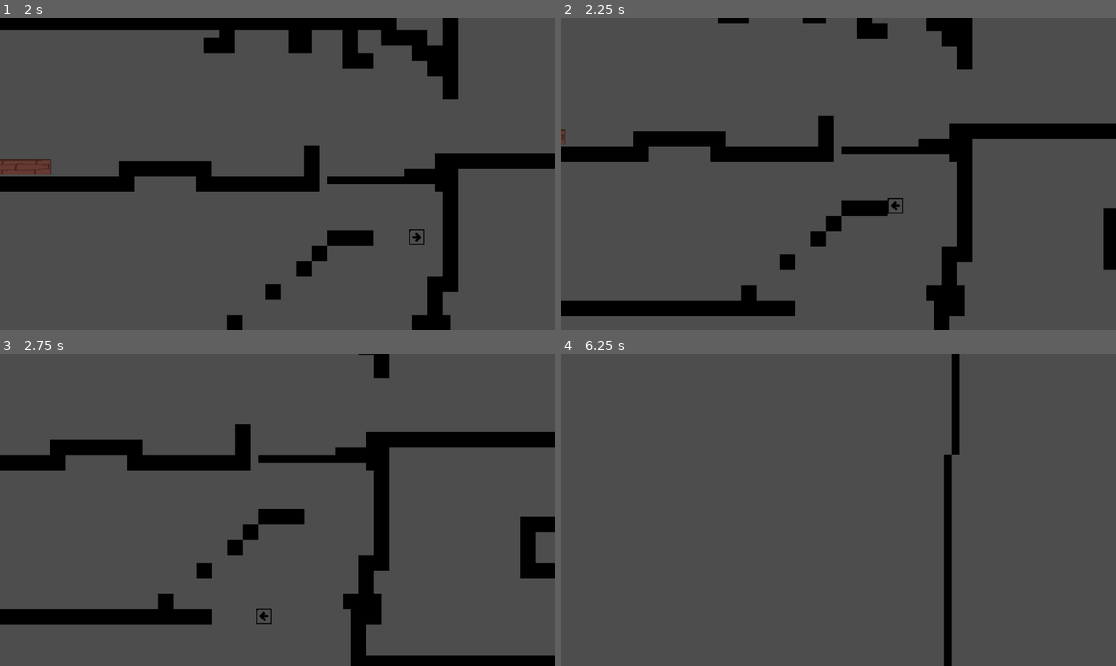
Above: before the commit, frames 1-4 (two rows, left to right).
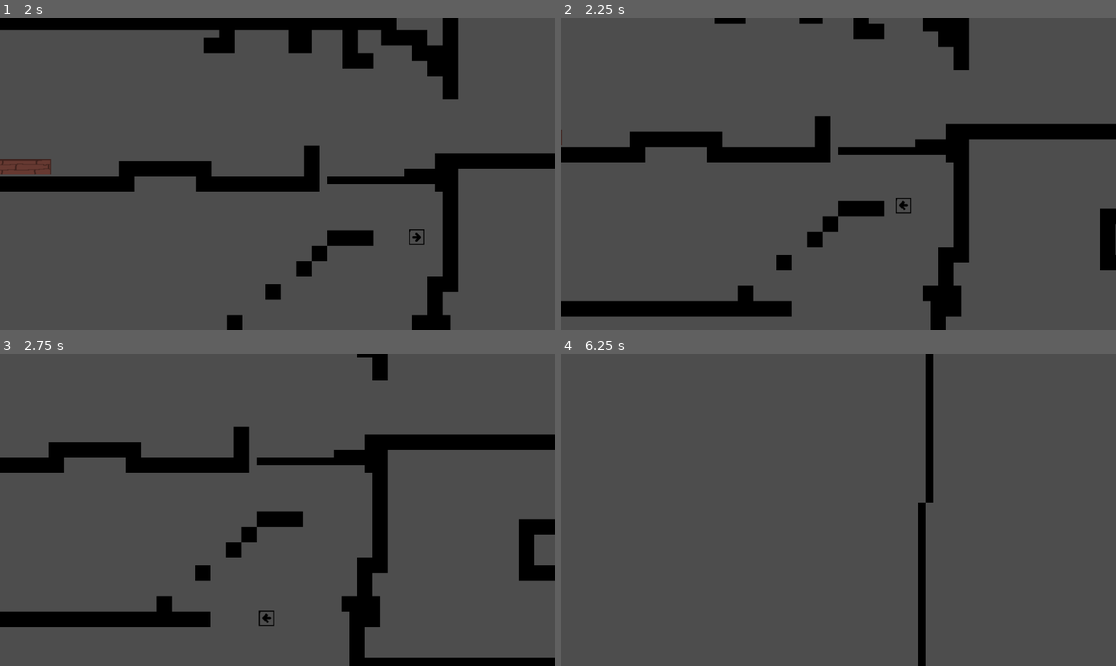
Above: after the commit, the same moments.

Repository: Starscout/SteamSmyth
Game: Godot game, scene res://Rooms/test room.tscn
Same seed, same stepped clock (60 frames per second), same inputs: the game is played once before the commit and once after it.
Inputs:
- Up to frame 1 (2 s): tap Enter at 0.5 s; hold Right (right) from 0.53 s (still down); tap Up (up) at 0.6, 0.77, 1.07, 1.35, 1.52, 1.82 s
- Up to frame 2 (2.25 s): release Right (right) at 2.03 s; hold A (left) from 2.03 s (still down); tap Up (up) at 2.1 s
- Up to frame 3 (2.75 s): keep holding A (left)
- Up to frame 4 (6.25 s): release A (left) at 2.78 s; hold Right (right) 2.78-4.28 s; tap Up (up) at 2.85, 3.02, 3.32, 3.6, 3.77, 4.07, 4.35, 4.52, 4.82, 5.1, 5.85, 6.02 s; hold A (left) 4.28-5.03 s; hold Right (right) 5.03-5.78 s; hold A (left) from 5.78 s (still down)

Frame 1 is identical in both runs. In frame 2, 2.8% of the frame differs, in the area x 0-100%, y 0-100%; in frame 3, 4.0%; in frame 4, 2.9%.

Commit message:
Bringing over to laptop

Diff:
--- a/Player/player.gd
+++ b/Player/player.gd
@@ -16,6 +16,9 @@
 var is_near_right_wall = false
 var about_to_hit_left_wall = false
 var about_to_hit_right_wall = false
+var speed_up = 3
+var speed_down = 6
+var speed_change = 0
 
 signal player_path_sent(path: NodePath)
 # Called when the node enters the scene tree for the first time
@@ -39,15 +42,32 @@
 		else:
 			self.velocity.x += speed * wall_jump_left
 		self.velocity.y = -jump_force/2
-		gravity = 150
 	else:
-		if Input.is_action_pressed("right"):
+		#Start speed-up
+		if Input.is_action_just_pressed("left") or Input.is_action_just_released("right"):
+			speed_change = speed_up
+			# Slow down for your first 3 frames then go (OR not released
+		elif (Input.is_action_pressed("right") and speed_change > 0):
+			self.velocity.x += speed/3
+			speed_change -= 1
+			$AnimatedSprite2D.animation = "right"
+		elif Input.is_action_pressed("left") and speed_change > 0:
+			self.velocity.x -= speed/3
+			speed_change -= 1
+			$AnimatedSprite2D.animation = "left"
+
+		elif Input.is_action_pressed("right"):
 			self.velocity.x += speed
 			$AnimatedSprite2D.animation = "right"
 		elif Input.is_action_pressed("left"):
 			self.velocity.x -= speed
 			$AnimatedSprite2D.animation = "left"
-		gravity = 50
+
+
+		#Slow down for 6 frames after release
+		elif Input.is_action_just_released("left") or Input.is_action_just_released("right"):
+			speed_change = speed_down
+
 
 
 	# Apply gravity if not on the floor
